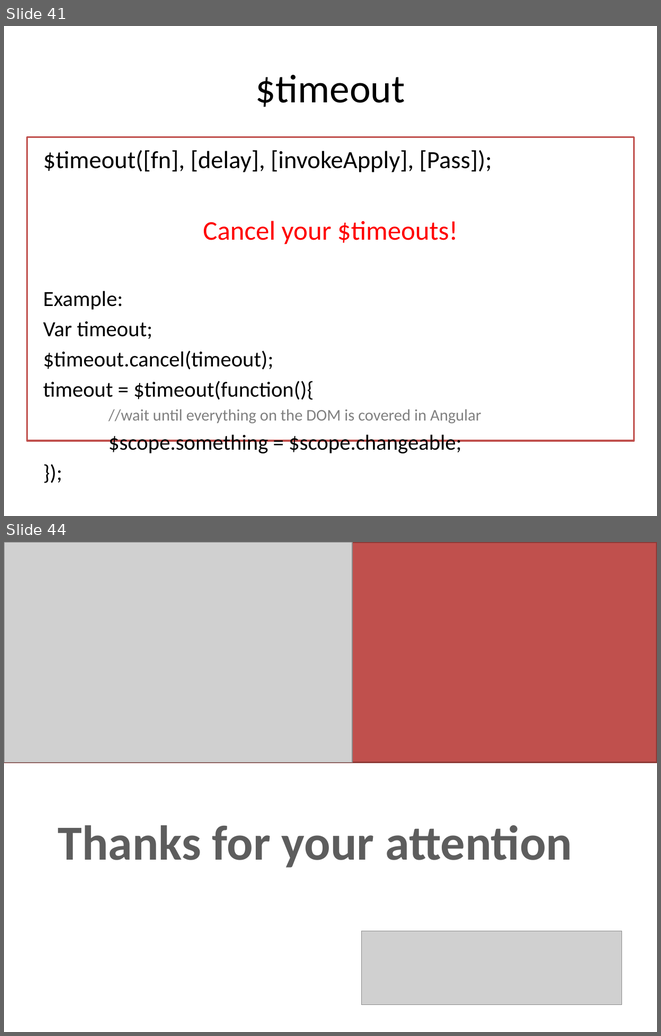
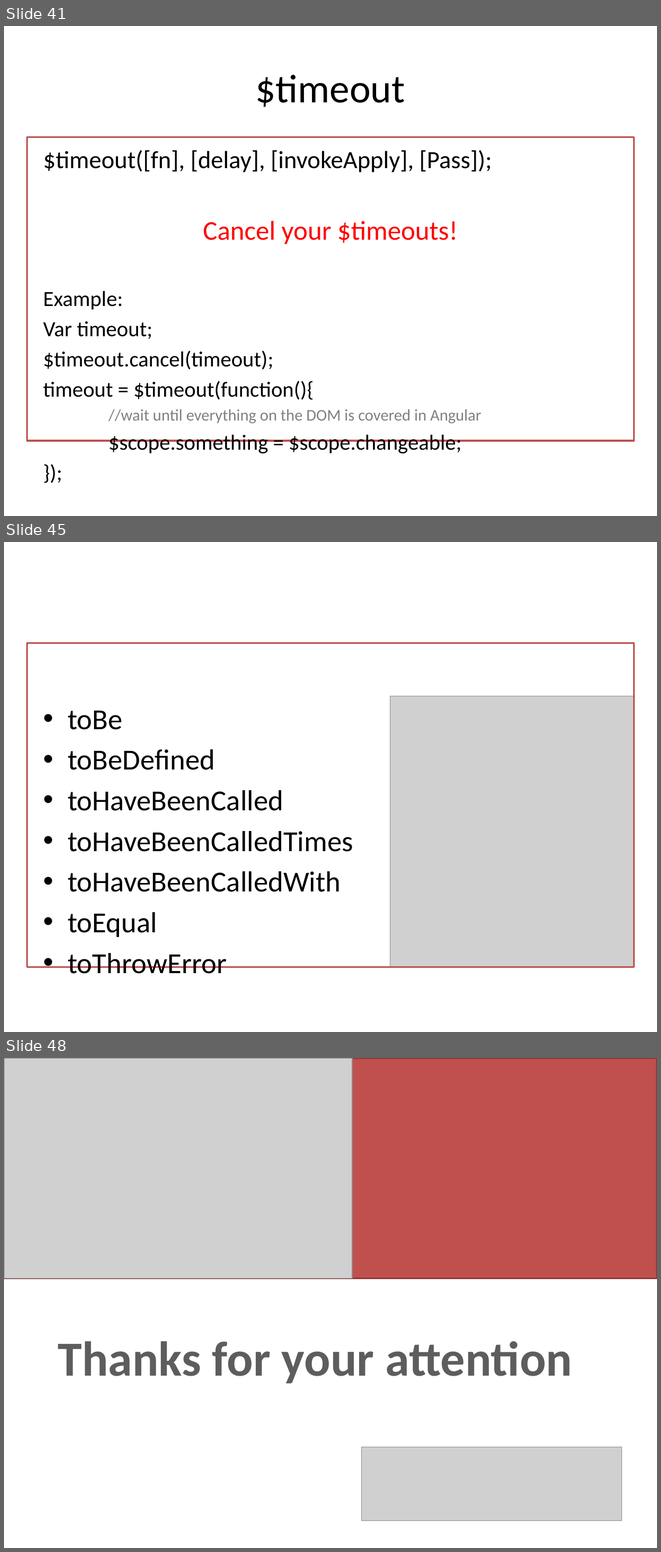
Before and after one commit to lhkingkong/angularjs-taller, a slide deck: material/AngularJS Taller.pptx. Shown one above the other, each under a label of ours: slides 41 and 44 before the commit, slides 41, 45 and 48 after it; the slides between them are not shown. The pictures are 661x1036 and 661x1552 pixels, drawn with LibreOffice and Linux fonts; fonts in the diff are those of the drawing; grey boxes stand for pictures. Boxes give left, top, right and bottom in pixels: in the first picture for what was removed or moved away, otherwise in the second. Text is boxed around its words. In the diff, an @@ line names an element or a change of style, - is before the commit and + after.

```diff
--- a/material/AngularJS Taller.pptx
+++ b/material/AngularJS Taller.pptx
@@ slide 45 added at (x1=4, y1=542, x2=657, y2=1032), background #FFFFFF @@
@@ rectangle added at (x1=27, y1=643, x2=634, y2=967), outline #C0504D 2 pt @@
@@ picture added at (x1=390, y1=696, x2=634, y2=967) @@
@@ text added at (x1=68, y1=711, x2=353, y2=973), 32 pt, text #000000 @@
+• toBe
+• toBeDefined
+• toHaveBeenCalled
+• toHaveBeenCalledTimes
+• toHaveBeenCalledWith
+• toEqual
+• toThrowError
@@ what was slide 44 is now slide 48 @@
```
Also in this commit, not shown: 2 slides changed, 4 other slides added, 1 slide removed.
